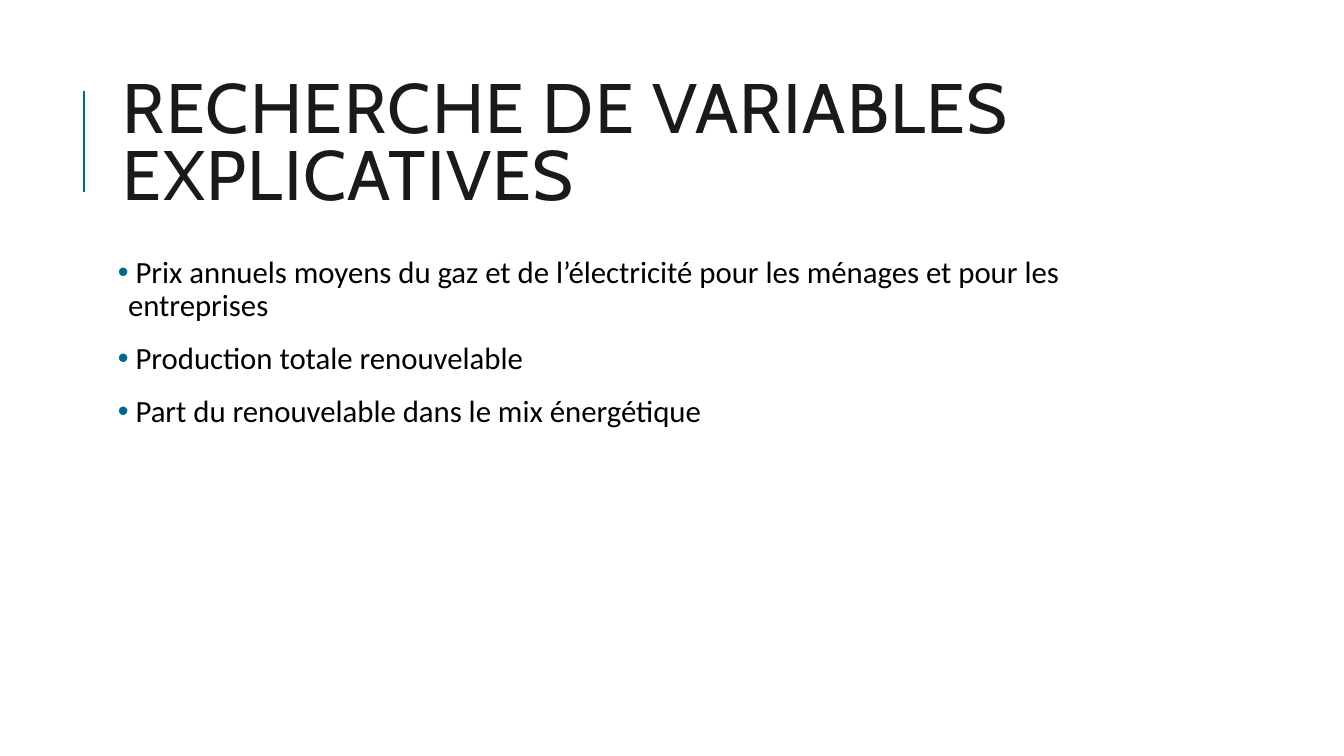
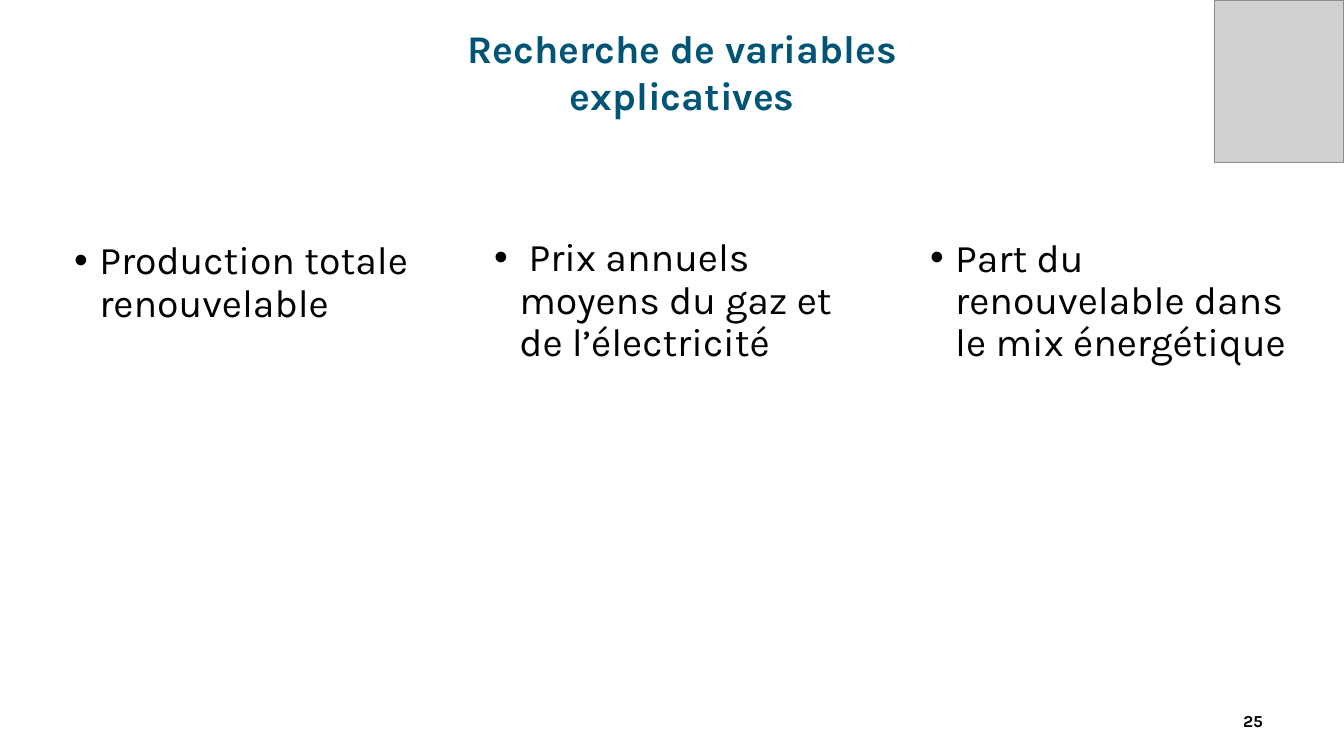
Before and after one commit to bechirhannachi/BNP-Centrale-project-Gr-1, a slide deck: slide 25 of Présentation projet BNP Gr 1.pptx (slide 18 before the commit). Drawn at 1344x756 pixels with LibreOffice and Linux fonts; fonts in the diff are those of the drawing; grey boxes stand for pictures. Boxes give left, top, right and bottom in pixels: in the first picture for what was removed or moved away, otherwise in the second. Text is boxed around its words. In the diff, an @@ line names an element or a change of style, - is before the commit and + after.

```diff
--- a/Présentation projet BNP Gr 1.pptx
+++ b/Présentation projet BNP Gr 1.pptx
@@ text "Recherche de variables explicatives" at bbox=[468, 35, 897, 120]: vertical alignment middle to top @@
@@ picture added at bbox=[1215, 0, 1344, 163] @@
@@ text at bbox=[468, 35, 897, 120]: text changed; size 50 to 28 pt; font Cabin to Karla; text colour #1A1A1A to #005475; bold on @@
-RECHERCHE DE VARIABLES EXPLICATIVES
+Recherche de variables explicatives
@@ line removed from (84, 192) to (84, 91) @@
@@ text added at bbox=[99, 247, 408, 318], 28 pt, text #000000 @@
+• Production totale renouvelable
@@ text removed at bbox=[128, 261, 1059, 428] @@
-• Prix annuels moyens du gaz et de l’électricité pour les ménages et pour les entreprises
-• Production totale renouvelable
-• Part du renouvelable dans le mix énergétique
@@ text added at bbox=[519, 244, 832, 357], 28 pt, text #000000 @@
+• Prix annuels moyens du gaz et de l’électricité
@@ text added at bbox=[955, 245, 1286, 366], 28 pt, text #000000 @@
+• Part du renouvelable dans le mix énergétique
@@ page number added at bbox=[1243, 716, 1263, 728], 12 pt, text #000000, bold @@
+25
```
Also in this commit, not shown: 2 other slides changed, 31 slides added, 17 slides removed.
